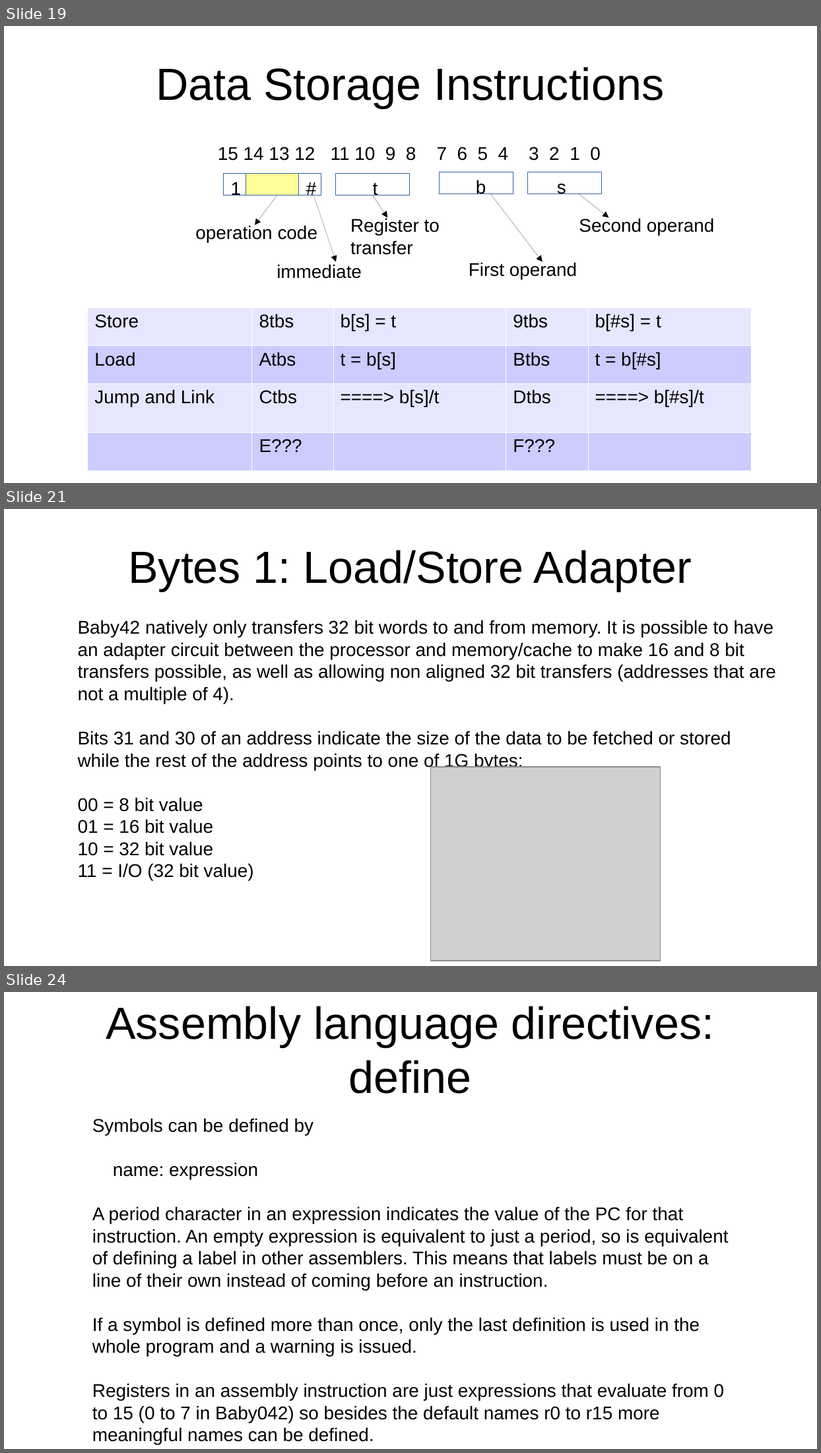
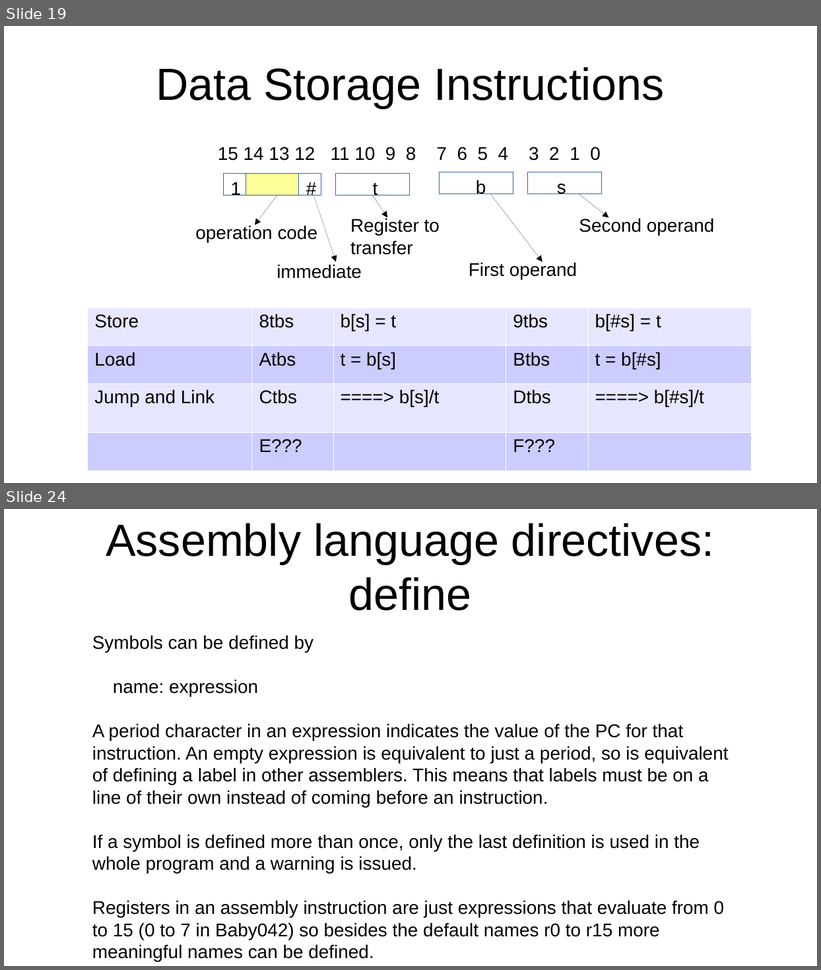
Before and after one commit to jeceljr/baby42, a slide deck: doc/baby42_slides.odp. Shown one above the other, each under a label of ours: slides 19, 21 and 24 before the commit, slides 19 and 24 after it; the slides between them are not shown. The pictures are 821x1453 and 821x970 pixels, drawn with LibreOffice and Linux fonts; fonts in the diff are those of the drawing; grey boxes stand for pictures. Boxes give left, top, right and bottom in pixels: in the first picture for what was removed or moved away, otherwise in the second. Text is boxed around its words. In the diff, an @@ line names an element or a change of style, - is before the commit and + after.

```diff
--- a/doc/baby42_slides.odp
+++ b/doc/baby42_slides.odp
@@ slide 21 removed at bbox=[4, 509, 817, 966], background #FFFFFF @@
@@ title removed at bbox=[128, 550, 692, 591] @@
-Bytes 1: Load/Store Adapter
@@ text removed at bbox=[78, 620, 776, 878] @@
-Baby42 natively only transfers 32 bit words to and from memory. It is possible to have an adapter circuit between the processor and memory/cache to make 16 and 8 bit transfers possible, as well as allowing non aligned 32 bit transfers (addresses that are not a multiple of 4).
-Bits 31 and 30 of an address indicate the size of the data to be fetched or stored while the rest of the address points to one of 1G bytes:
-00 = 8 bit value
-01 = 16 bit value
-10 = 32 bit value
-11 = I/O (32 bit value)
@@ picture removed at bbox=[430, 767, 661, 961] @@
```
Also in this commit, not shown: 8 slides changed, 2 slides added, 1 other file.
